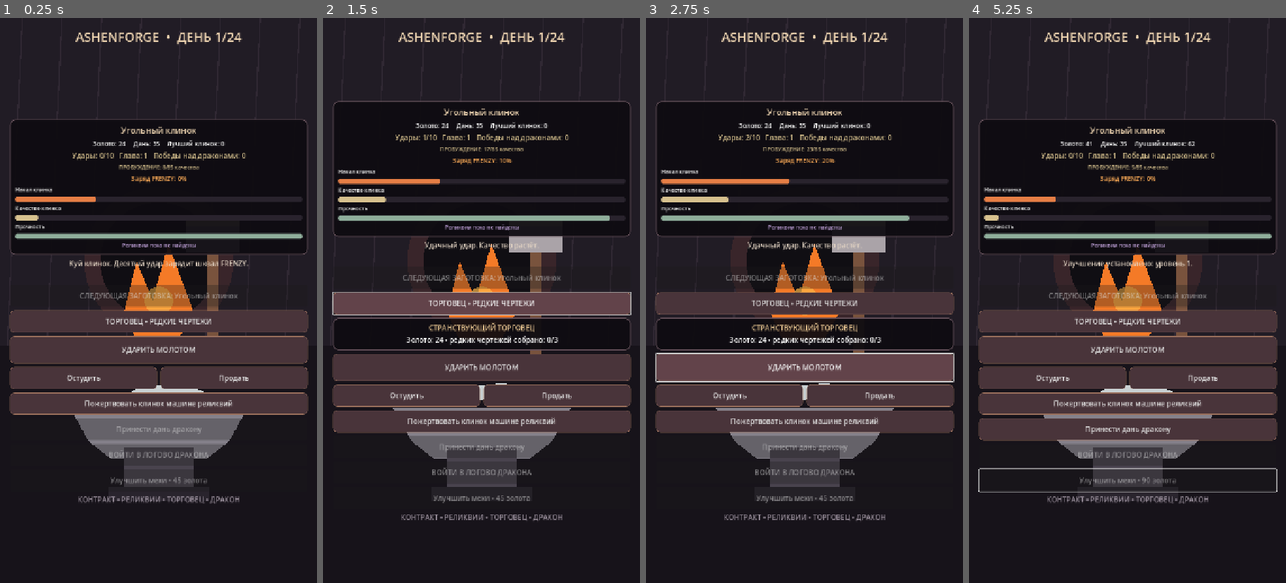
Above: before the commit, frames 1-4 (left to right).
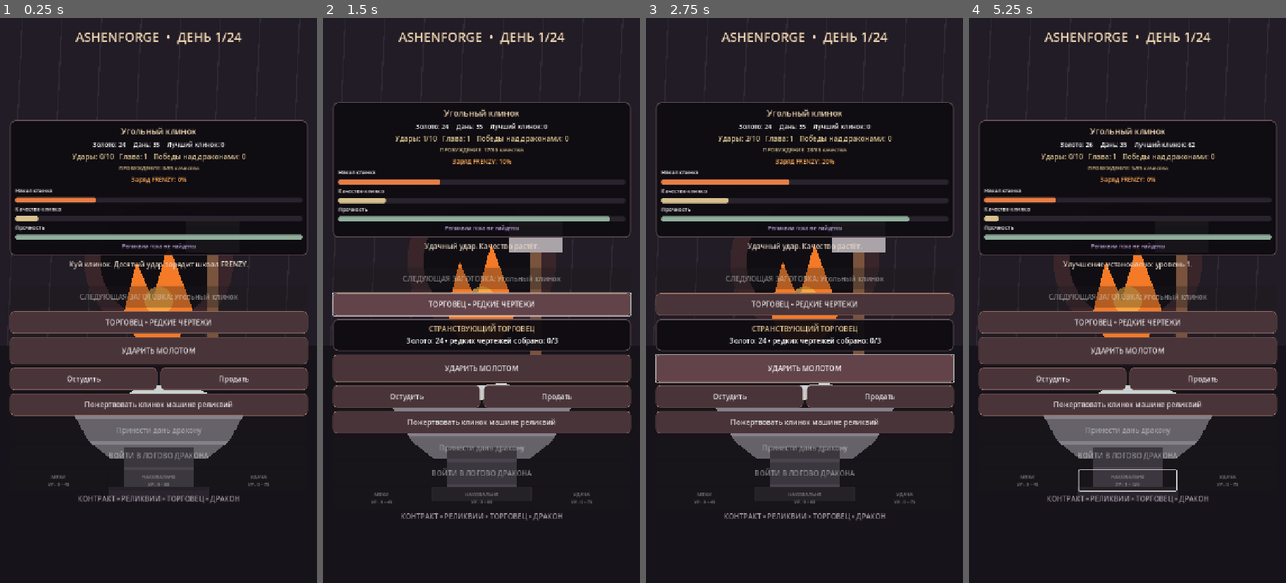
Above: after the commit, the same moments.

Repository: anriell666-byte/AshenForge
Game: Godot game, scene res://scenes/Main.tscn
Same seed, same stepped clock (60 frames per second), same inputs: the game is played once before the commit and once after it.
Inputs (mouse positions are in pixels of both pictures, inside the frame that each line leads up to):
- Up to frame 1 (0.25 s): no input
- Up to frame 2 (1.5 s): click "УДАРИТЬ МОЛОТОМ" at 0.5 s; click "ТОРГОВЕЦ • РЕДКИЕ ЧЕРТЕЖИ" at 1.25 s
- Up to frame 3 (2.75 s): click "УДАРИТЬ МОЛОТОМ" at 2 s
- Up to frame 4 (5.25 s): click "ТОРГОВЕЦ • РЕДКИЕ ЧЕРТЕЖИ" at 2.75 s; click "Остудить" at 3.5 s; click "Продать" at 4.25 s; click (1127, 481) at 5 s, where only the run before the commit has a clickable "Улучшить мехи • 45 золота"

The runs differ from the first frame. In frame 1, 7.1% of the frame differs, in the area x 2-98%, y 17-86%; in frame 2, 7.9%; in frame 3, 8.0%; in frame 4, 11%.

Commit message:
Unlock all three meaningful forge upgrades

Diff:
--- a/scripts/economy_system.gd
+++ b/scripts/economy_system.gd
@@ -36,6 +36,24 @@
 		return {"ok": true, "contract_complete": true, "message": "Последняя дань принята. Дракон ждёт тебя в своём логове!"}
 	return {"ok": true, "message": "Дань принята. Наступил день %d из %d." % [state.day, state.contract_days]}
 
+func upgrade_cost(state: AshenGameState, upgrade_id: String) -> int:
+	var costs := {"bellows": 45, "anvil": 60, "luck": 75}
+	if not costs.has(upgrade_id):
+		return 0
+	return int(costs[upgrade_id]) * (int(state.upgrades.get(upgrade_id, 0)) + 1)
+
+func upgrade_name(upgrade_id: String) -> String:
+	var names := {"bellows": "МЕХИ", "anvil": "НАКОВАЛЬНЯ", "luck": "УДАЧА"}
+	return str(names.get(upgrade_id, "УЛУЧШЕНИЕ"))
+
+func upgrade_description(upgrade_id: String) -> String:
+	var descriptions := {
+		"bellows": "Усиливает охлаждение клинка на 3 единицы за уровень.",
+		"anvil": "Увеличивает прирост качества на 6% и снижает износ на 3% за уровень.",
+		"luck": "Снижает шанс разрушения и неудачных ударов; повышает шанс великолепного удара."
+	}
+	return str(descriptions.get(upgrade_id, ""))
+
 func buy_upgrade(state: AshenGameState, upgrade_id: String) -> Dictionary:
 	var costs := {"bellows": 45, "anvil": 60, "luck": 75}
 	if not costs.has(upgrade_id):
@@ -43,7 +61,7 @@
 	var level := int(state.upgrades.get(upgrade_id, 0))
 	if level >= 5:
 		return {"ok": false, "message": "Это улучшение уже достигло максимального уровня."}
-	var cost := int(costs[upgrade_id]) * (level + 1)
+	var cost := upgrade_cost(state, upgrade_id)
 	if state.gold < cost:
 		return {"ok": false, "message": "Нужно ещё %d золота." % (cost - state.gold)}
 	state.gold -= cost
--- a/scripts/forge_system.gd
+++ b/scripts/forge_system.gd
@@ -18,7 +18,9 @@
 		state.frenzy_hits = FRENZY_SAFE_HITS + relics.frenzy_bonus_hits(state)
 		frenzy_this_hit = true
 
-	var luck_bonus := float(state.upgrades.get("luck", 0)) * 0.025
+	var luck_level := int(state.upgrades.get("luck", 0))
+	var luck_bonus := float(luck_level) * 0.025
+	var anvil_level := int(state.upgrades.get("anvil", 0))
 	var destruction_chance := clampf(0.10 * float(weapon.break_risk) - luck_bonus - relics.destruction_reduction(state), 0.02, 0.30)
 	if ability_id == "dragon_hide":
 		destruction_chance *= 0.65
@@ -28,17 +30,17 @@
 		outcome = "frenzy"
 	elif roll < destruction_chance:
 		outcome = "destruction"
-	elif roll < 0.28 - luck_bonus:
+	elif roll < maxf(0.08, 0.28 - luck_bonus):
 		outcome = "bad"
 	elif roll > (0.82 if ability_id == "glass_precision" else 0.88) - luck_bonus:
 		outcome = "great"
 
 	state.strikes_on_blade += 1
 	state.heat = minf(100.0, state.heat + randf_range(5.0, 11.0) * float(weapon.heat_scale))
-	var power := randf_range(6.0, 11.0) * float(weapon.quality_scale)
+	var power := randf_range(6.0, 11.0) * float(weapon.quality_scale) * (1.0 + float(anvil_level) * 0.06)
 	if ability_id == "spark_dance":
 		power *= 1.15
-	var wear := randf_range(5.0, 9.0) * float(weapon.durability_scale)
+	var wear := randf_range(5.0, 9.0) * float(weapon.durability_scale) * (1.0 - float(anvil_level) * 0.035)
 	if ability_id == "frost_shell":
 		wear *= 0.72
 	var quality_bonus := relics.quality_bonus(state)
--- a/scripts/main.gd
+++ b/scripts/main.gd
@@ -44,7 +44,7 @@
 var sell_button: Button
 var tribute_button: Button
 var cool_button: Button
-var upgrade_button: Button
+var upgrade_buttons: Array[Button] = []
 var relic_button: Button
 var weapon_select_button: Button
 var merchant_button: Button
@@ -210,9 +210,17 @@
 	battle_button.pressed.connect(_on_enter_dragon_lair)
 	column.add_child(battle_button)
 
-	upgrade_button = _make_button("Улучшить мехи • 45 золота")
-	upgrade_button.pressed.connect(_on_upgrade)
-	column.add_child(upgrade_button)
+	var upgrade_row := HBoxContainer.new()
+	upgrade_row.add_theme_constant_override("separation", 6)
+	column.add_child(upgrade_row)
+	for upgrade_id in ["bellows", "anvil", "luck"]:
+		var upgrade_button := _make_button("")
+		upgrade_button.custom_minimum_size.y = 46
+		upgrade_button.size_flags_horizontal = Control.SIZE_EXPAND_FILL
+		upgrade_button.add_theme_font_size_override("font_size", 11)
+		upgrade_button.pressed.connect(_on_upgrade.bind(upgrade_id))
+		upgrade_row.add_child(upgrade_button)
+		upgrade_buttons.append(upgrade_button)
 
 	var footer := Label.new()
 	footer.text = "КОНТРАКТ • РЕЛИКВИИ • ТОРГОВЕЦ • ДРАКОН"
@@ -432,8 +440,8 @@
 	message_label.text = str(result.get("message", ""))
 	_refresh()
 
-func _on_upgrade() -> void:
-	var result: Dictionary = economy.buy_upgrade(state, "bellows")
+func _on_upgrade(upgrade_id: String) -> void:
+	var result: Dictionary = economy.buy_upgrade(state, upgrade_id)
 	message_label.text = str(result.get("message", ""))
 	_refresh()
 
@@ -463,8 +471,14 @@
 	cool_button.disabled = not state.has_blade
 	relic_button.disabled = not state.has_blade
 	tribute_button.disabled = state.gold < state.tribute_goal or state.contract_complete
-	upgrade_button.disabled = state.gold < 45 * (int(state.upgrades.get("bellows", 0)) + 1) or int(state.upgrades.get("bellows", 0)) >= 5
-	upgrade_button.text = "Улучшить мехи • %d золота" % (45 * (int(state.upgrades.get("bellows", 0)) + 1))
+	var upgrade_ids := ["bellows", "anvil", "luck"]
+	for index in range(upgrade_buttons.size()):
+		var upgrade_id: String = upgrade_ids[index]
+		var level := int(state.upgrades.get(upgrade_id, 0))
+		var cost := economy.upgrade_cost(state, upgrade_id)
+		upgrade_buttons[index].text = "%s\nУР. %d • %d" % [economy.upgrade_name(upgrade_id), level, cost]
+		upgrade_buttons[index].disabled = state.gold < cost or level >= 5
+		upgrade_buttons[index].tooltip_text = economy.upgrade_description(upgrade_id)
 	if state.contract_complete:
 		tribute_button.text = "КОНТРАКТ ЗАВЕРШЁН • ДРАКОН ЖДЁТ"
 	battle_button.disabled = not state.contract_complete or not state.has_blade
